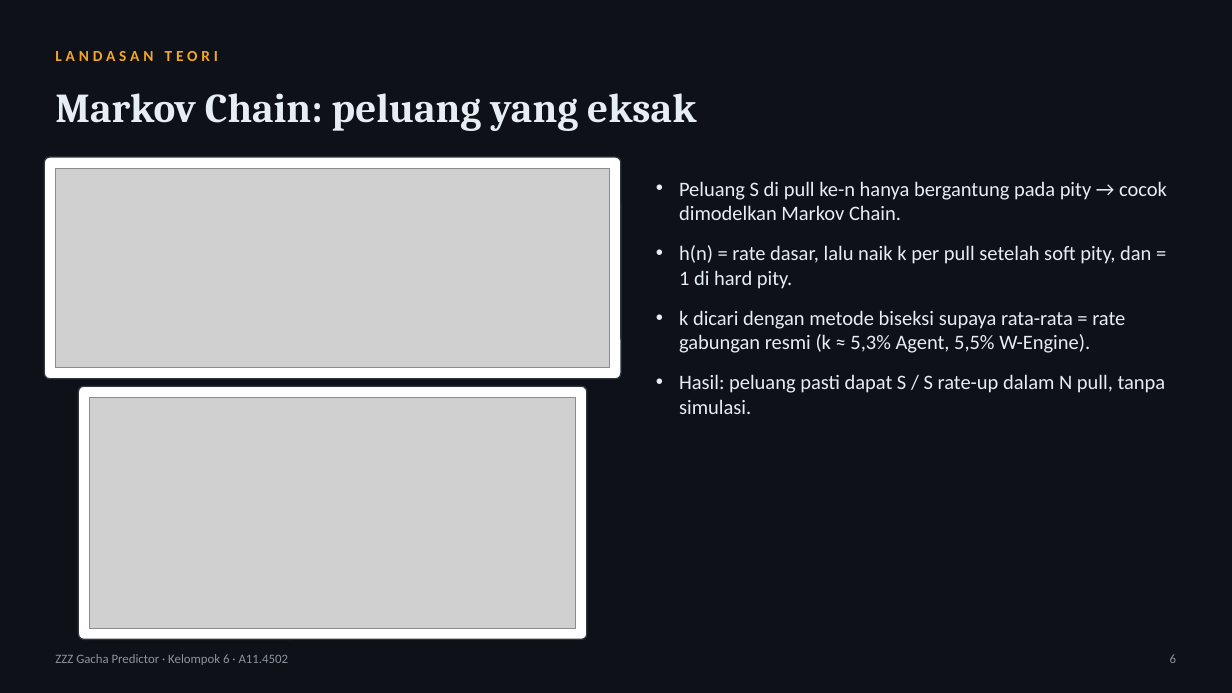
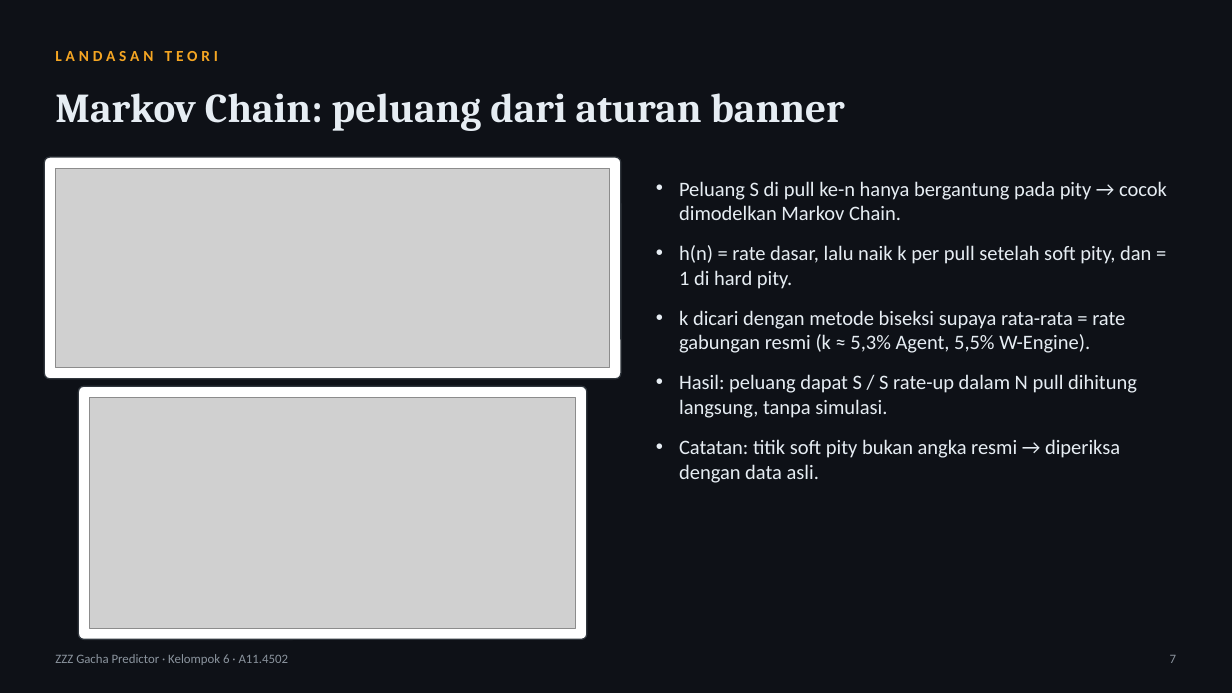
Before and after one commit to tehgeii/project-data-mining, a slide deck: slide 7 of docs/tugas/UAS_Slide_Kelompok6_A11.4502.pptx (slide 6 before the commit). Drawn at 1232x693 pixels with LibreOffice and Linux fonts; fonts in the diff are those of the drawing; grey boxes stand for pictures. Boxes give left, top, right and bottom in pixels: in the first picture for what was removed or moved away, otherwise in the second. Text is boxed around its words. In the diff, an @@ line names an element or a change of style, - is before the commit and + after.

Commit message:
Tambah alasan memakai data mining dan analisis pola soft pity
Menjawab pertanyaan "kenapa perlu machine learning kalau ada rumus":
soft pity tidak diumumkan resmi, jadi polanya harus digali dari data.

- Analisis baru dari data asli: laju S Agent hampir nol sampai pull
  ke-73 lalu melonjak mulai pull ke-74 (sesuai model Markov), W-Engine
  sekitar pull ke-65. Decision Tree yang dilatih hanya dengan data asli
  memisah di pity_ratio 0,735 (pity ±66 Agent) tanpa diberi tahu.
  Grafik dan tabelnya dibuat oleh figs.py.
- Proposal & laporan: subbab 1.2 Alasan Menggunakan Penambangan Data,
  rumusan dan tujuan soal soft pity, subbab 4.6 Pola Soft Pity, 5.2
  Keterbatasan, Brier Score di Tabel 2.2, sumber HoYoverse, alasan
  tanpa SMOTE, penjelasan akurasi data asli lebih tinggi, dan klaim
  "eksak", "batas teori", serta "terbaik" diperjelas (model teratas setara).
- Slide UTS (18) dan UAS (24): slide "Kenapa perlu data mining" dan
  "Soft pity terlihat di data asli", rumusan/tujuan 5 butir, catatan
  pembicara diperbaiki.
- LAPORAN.md, README, halaman Beranda, dan panduan pengumpulan
  (tanya-jawab jebakan, tabel durasi video) ikut diperbarui.

```diff
--- a/docs/tugas/UAS_Slide_Kelompok6_A11.4502.pptx
+++ b/docs/tugas/UAS_Slide_Kelompok6_A11.4502.pptx
@@ text at (55, 93, 845, 131): text changed @@
-Markov Chain: peluang yang eksak
+Markov Chain: peluang dari aturan banner
@@ text at (679, 374, 1137, 483): text changed @@
-• Hasil: peluang pasti dapat S / S rate-up dalam N pull, tanpa simulasi.
+• Hasil: peluang dapat S / S rate-up dalam N pull dihitung langsung, tanpa simulasi.
+• Catatan: titik soft pity bukan angka resmi → diperiksa dengan data asli.
@@ text at (1170, 655, 1176, 663): text changed @@
-6
+7
```
Also in this commit, not shown: 17 other slides changed, 2 slides added, 11 other files.
